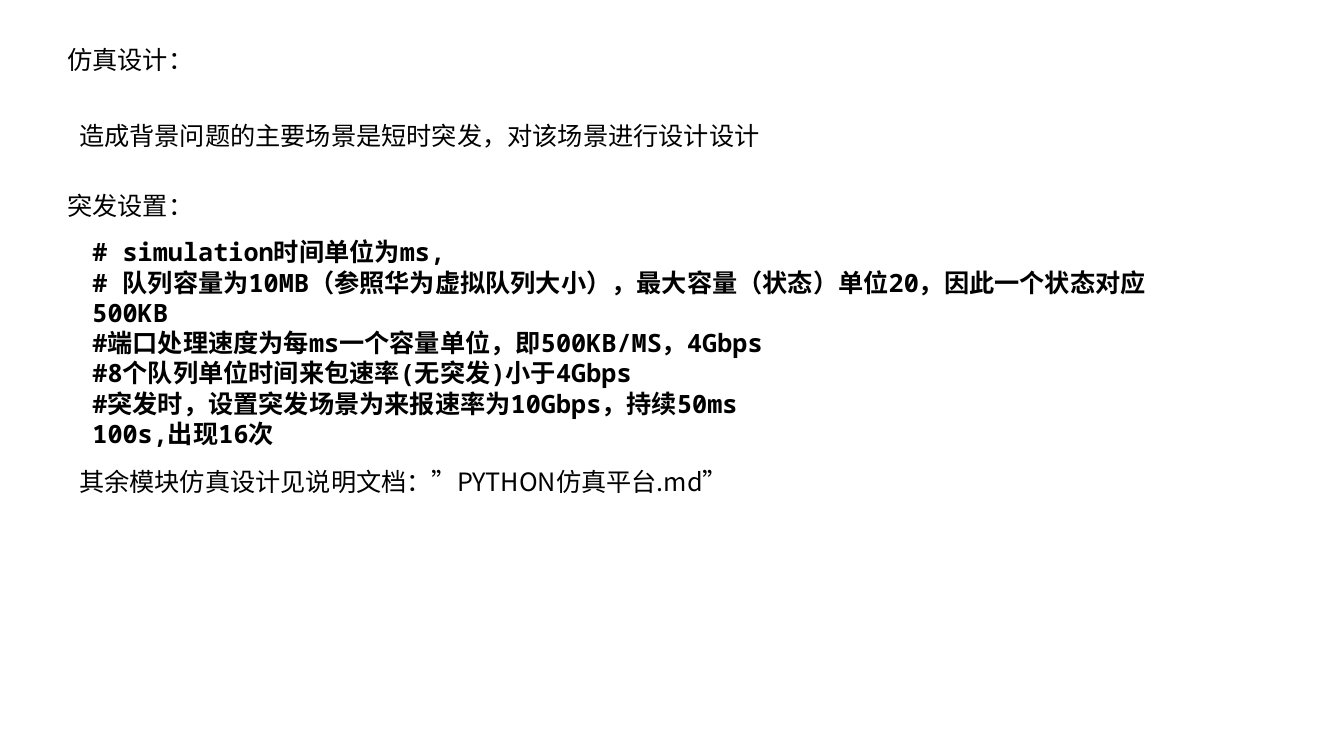
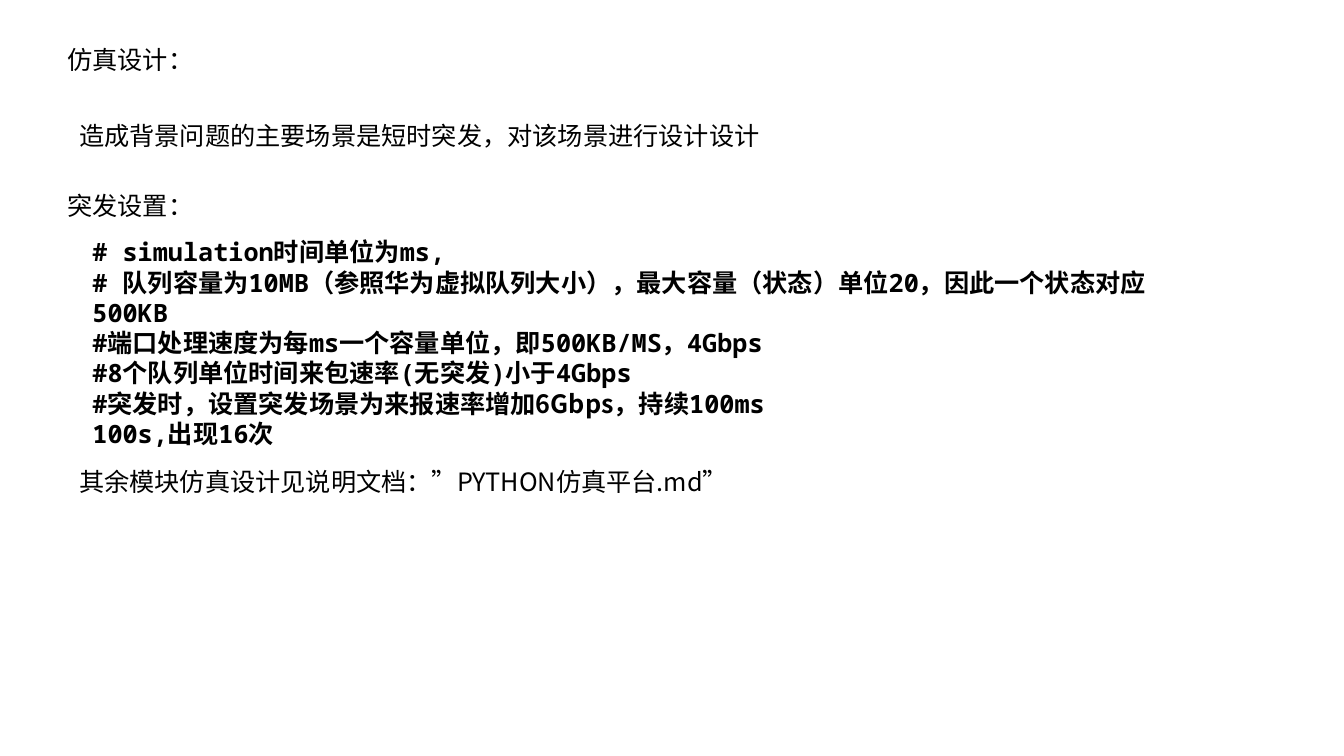
Before and after one commit to JinPeng-Zhang/RMAB, a slide deck: slide 18 of PPT/算法整理.pptx. Drawn at 1344x756 pixels with LibreOffice and Linux fonts; fonts in the diff are those of the drawing. Boxes give left, top, right and bottom in pixels: in the first picture for what was removed or moved away, otherwise in the second. Text is boxed around its words. In the diff, an @@ line names an element or a change of style, - is before the commit and + after.

Commit message:
v1.7
突发模式v2-v4补充

```diff
--- a/PPT/算法整理.pptx
+++ b/PPT/算法整理.pptx
@@ text at (x1=92, y1=239, x2=1146, y2=419): text changed @@
-# simulation时间单位为ms,
-# 队列容量为10MB（参照华为虚拟队列大小），最大容量（状态）单位20，因此一个状态对应500KB
-#端口处理速度为每ms一个容量单位，即500KB/MS，4Gbps
-#8个队列单位时间来包速率(无突发)小于4Gbps
-#突发时，设置突发场景为来报速率为10Gbps，持续50ms
+# simulation时间单位为ms,
+# 队列容量为10MB（参照华为虚拟队列大小），最大容量（状态）单位20，因此一个状态对应500KB
+#端口处理速度为每ms一个容量单位，即500KB/MS，4Gbps
+#8个队列单位时间来包速率(无突发)小于4Gbps
+#突发时，设置突发场景为来报速率增加6Gbps，持续100ms
```
Also in this commit, not shown: 1 other file.
